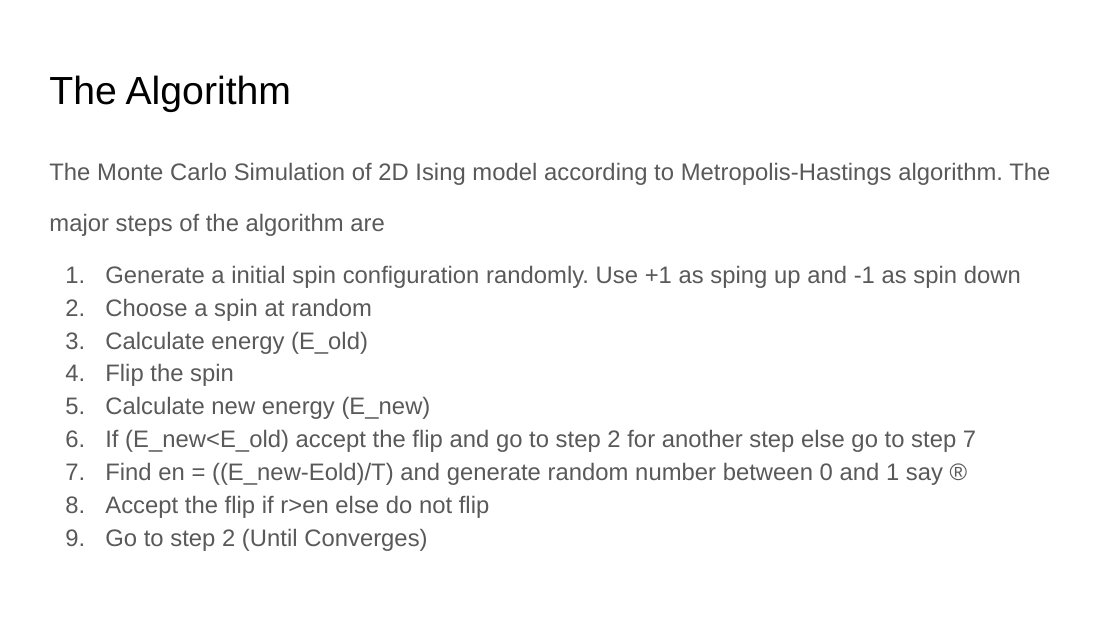
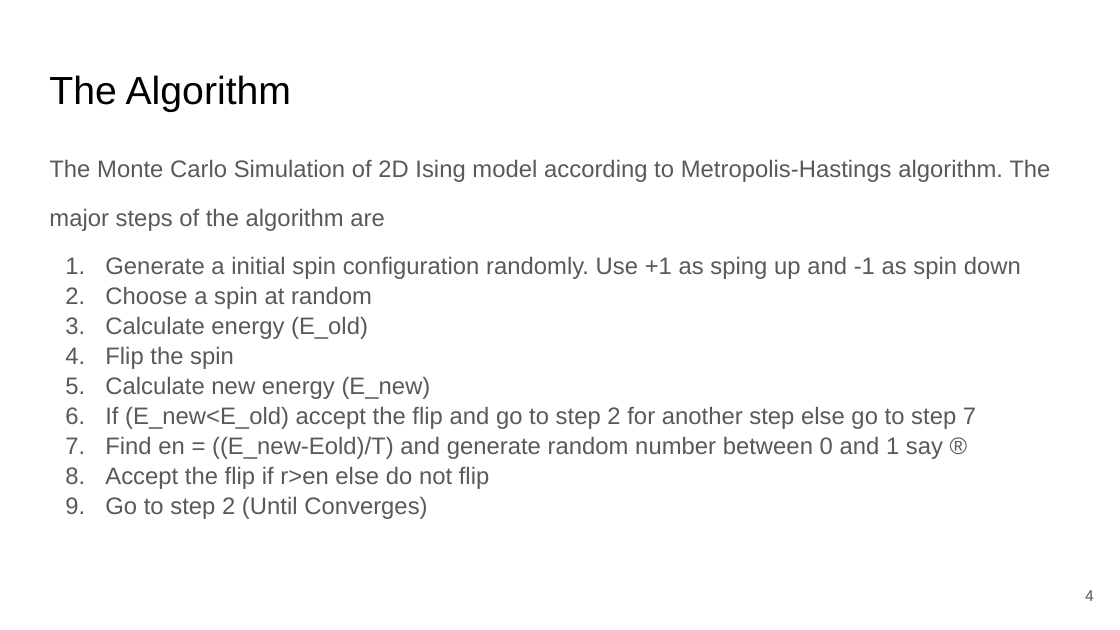
Before and after one commit to DipeshPoudel/MDS-607-MonteCarloMethods, a slide deck: slide 4 of ising_model/MDSDipeshPoudel10/2DIsingModel.pptx. Drawn at 1120x630 pixels with LibreOffice and Linux fonts; fonts in the diff are those of the drawing. Boxes give left, top, right and bottom in pixels: in the first picture for what was removed or moved away, otherwise in the second. Text is boxed around its words. In the diff, an @@ line names an element or a change of style, - is before the commit and + after.

```diff
--- a/ising_model/MDSDipeshPoudel10/2DIsingModel.pptx
+++ b/ising_model/MDSDipeshPoudel10/2DIsingModel.pptx
@@ text "The Monte Carlo Simulation of ..." at bbox=[49, 159, 1050, 519]: line spacing 1.15 to 1.05 @@
@@ page number added at bbox=[1085, 590, 1094, 601], 10 pt, text #595959 @@
+4
```
Also in this commit, not shown: 6 other slides changed, 7 slides added, 2 slides removed, 12 other files.
